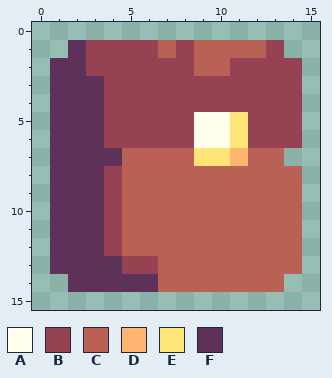
Edited in one commit: pixel-art file (Assets/Sprites/Brute/HUD/Icons/backback-icon.aseprite). The picture above was drawn from the file before the commit.
16x16 pixels, 1 frame.
Palette (. is transparent): A #ffffeb  B #964253  C #ba6156  D #ffb570  E #ffe478  F #5e315b
Pixels before, first column x 1:
 1 .FBBBBCBCCCCB.
 2 FFBBBBBBCCBBBB
 3 FFFBBBBBBBBBBB
 4 FFFBBBBBBBBBBB
 5 FFFBBBBBAAEBBB
 6 FFFBBBBBAAEBBB
 7 FFFFCCCCEEDCC.
 8 FFFBCCCCCCCCCC
 9 FFFBCCCCCCCCCC
10 FFFBCCCCCCCCCC
11 FFFBCCCCCCCCCC
12 FFFBCCCCCCCCCC
13 FFFFBBCCCCCCCC
14 .FFFFFCCCCCCC.
And afterwards:
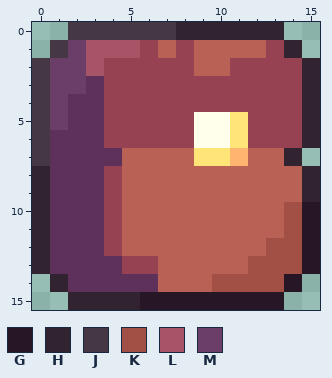
Colours new in this view: G #271726  H #312430  J #463744  K #a24f45  L #a75566  M #6a3e67
Message: 🎨 criando ícone de inventário.
Difference:
Changed rows in their new state; - is an unchanged pixel.
first column x 0:
 0 --JJJJJJHHHHHH--
 1 -JMLLL--------H-
 2 JMML-----------H
 3 JMM------------H
 4 JM-------------H
 5 JM-------------H
 6 J--------------H
 7 J-------------H-
 8 H--------------H
 9 H--------------H
10 H-------------KG
11 H-------------KG
12 H------------KKG
13 H-----------KKKG
14 -H--------KKKKG-
15 --HHHHGGGGGGGG--
Changed places in both pictures, as pixel boxes (x1, y1, x2, y2):
changed: (32, 22, 320, 310)
